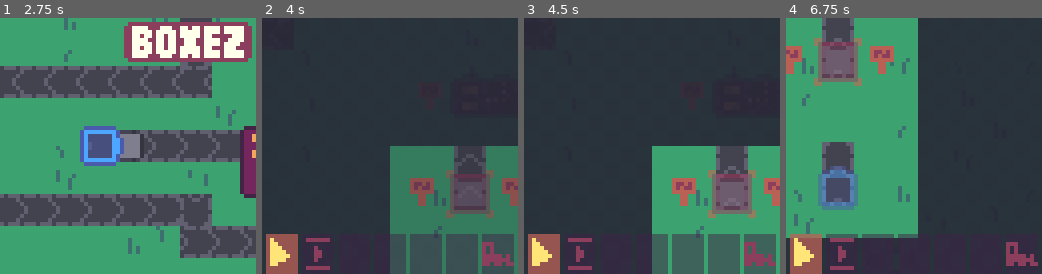
Above: before the commit, frames 1-4 (left to right).
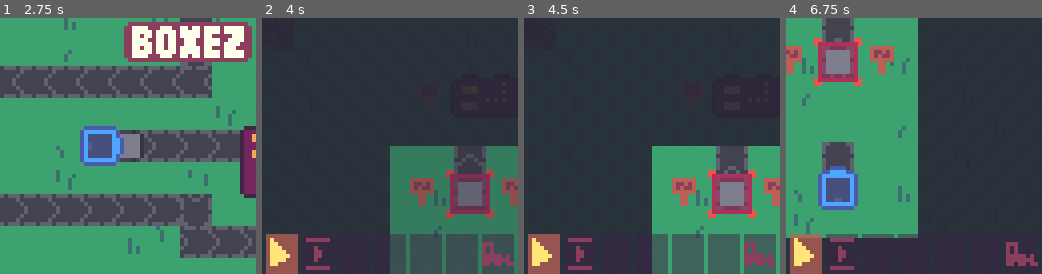
Above: after the commit, the same moments.

Repository: gheja/boxez
Game: Godot game, scene res://scenes/load_screen.tscn
Same seed, same stepped clock (60 frames per second), same inputs: the game is played once before the commit and once after it.
Inputs (mouse positions are in pixels of both pictures, inside the frame that each line leads up to):
- Up to frame 1 (2.75 s): tap Enter at 0.5 s; move the mouse to (184, 133) at 0.52 s; hold Right (ui_right) 0.53-1.28 s; click (184, 133) at 0.67 s; move the mouse to (76, 158) at 1.27 s; hold Down (ui_down) 1.28-2.03 s; move the mouse to (153, 89) at 2.02 s; hold Right (ui_right) from 2.03 s (still down)
- Up to frame 2 (4 s): move the mouse to (377, 197) at 2.77 s; release Right (ui_right) at 2.78 s; hold Up (ui_up) 2.78-3.53 s; click (377, 197) at 2.92 s; move the mouse to (466, 184) at 3.52 s; hold Left (ui_left) from 3.53 s (still down)
- Up to frame 3 (4.5 s): keep holding Left (ui_left); move the mouse to (575, 107) at 4.27 s
- Up to frame 4 (6.75 s): move the mouse to (926, 146) at 5.02 s; release Left (ui_left) at 5.03 s; hold Down (ui_down) 5.03-5.78 s; click (926, 146) at 5.17 s; move the mouse to (875, 82) at 5.77 s; hold Right (ui_right) 5.78-6.53 s; move the mouse to (970, 133) at 6.52 s; hold Up (ui_up) from 6.53 s (still down)

Frame 1 is identical in both runs. In frame 2, 1.2% of the frame differs, in the area x 71-91%, y 59-79%; in frame 3, 2.3%; in frame 4, 4.7%, in the area x 10-30%, y 7-75%.

Commit message:
Restored the opacity of the buildings

Diff:
--- a/src/scenes/level_2.tscn
+++ b/src/scenes/level_2.tscn
@@ -74,7 +74,6 @@
 [node name="ObjectsContainer" type="Node2D" parent="." groups=["objects_containers"]]
 
 [node name="BuildingsContainer" type="Node2D" parent="."]
-modulate = Color(1, 1, 1, 0.466667)
 
 [node name="BuildingMiner" parent="BuildingsContainer" instance=ExtResource("6_ihu82")]
 position = Vector2(76, 60)
